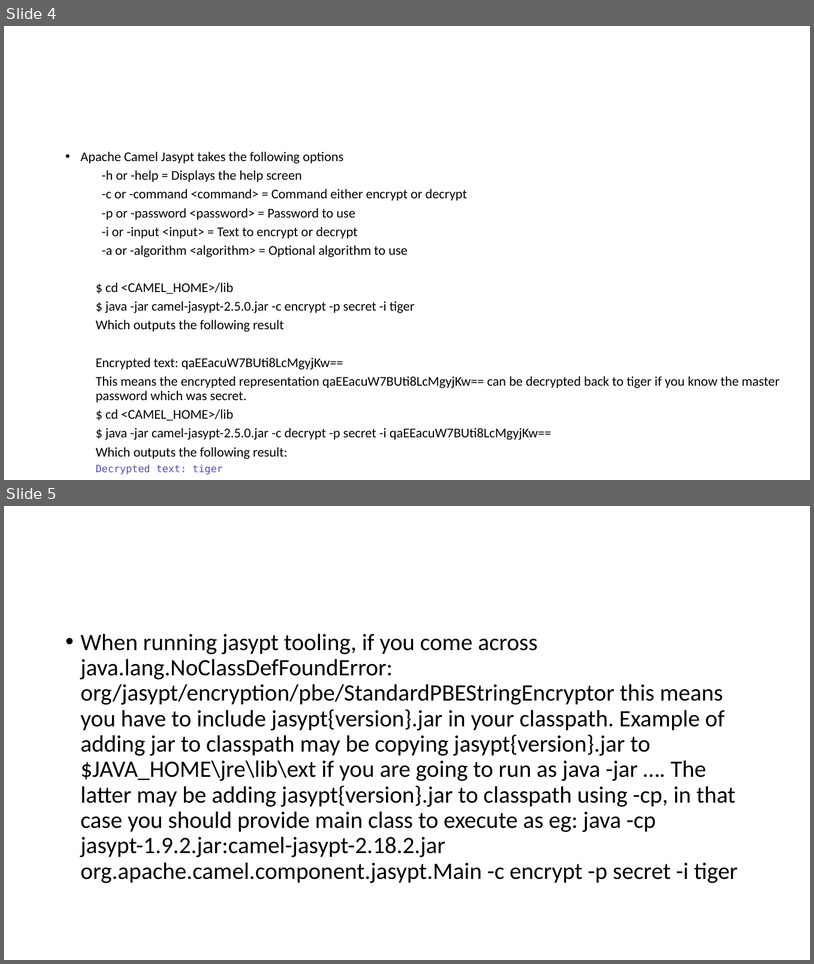
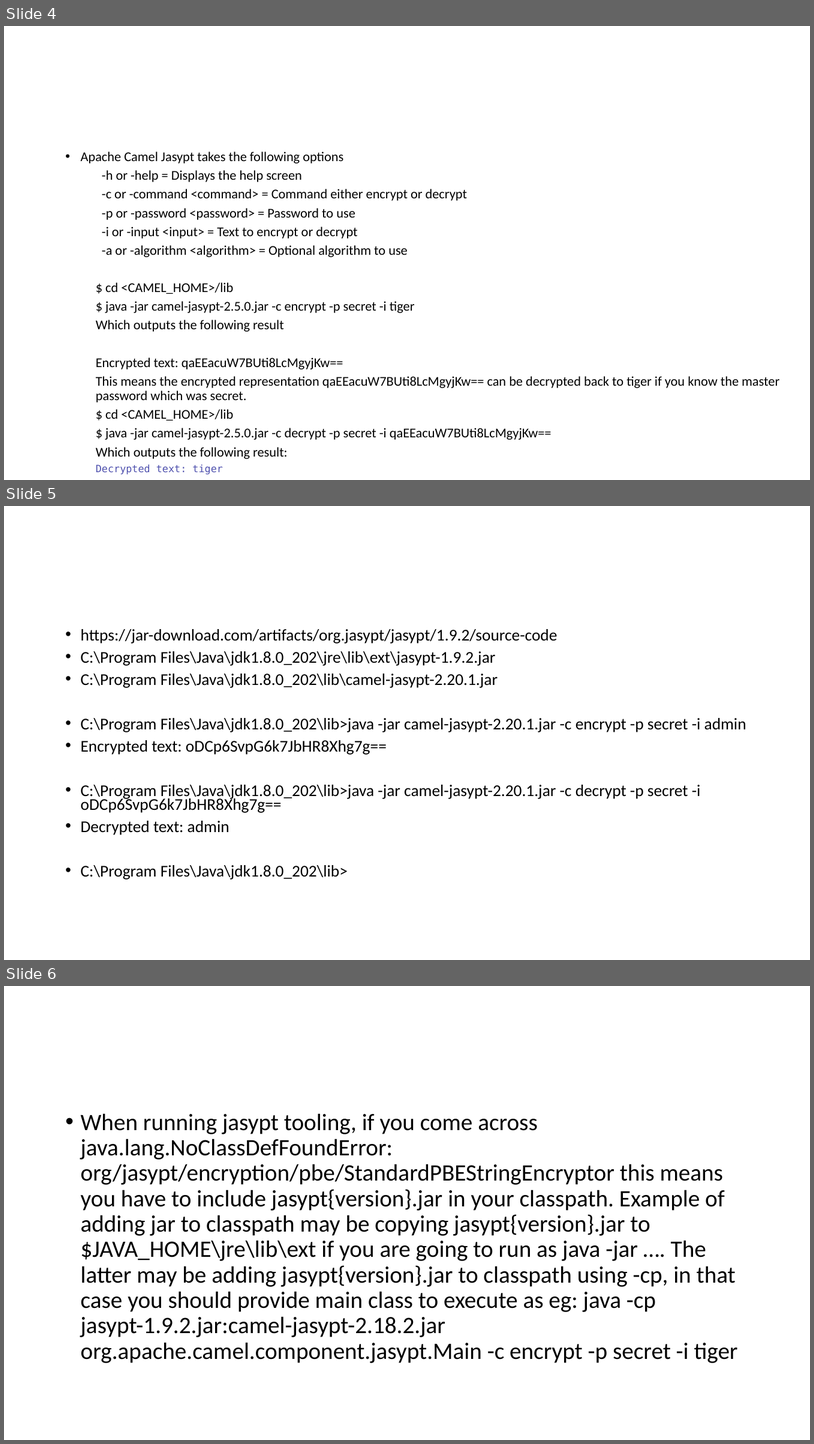
Before and after one commit to sawancse/camel-madhavi, a slide deck: camel-readme-session-23-jasypt.pptx. Shown one above the other, each under a label of ours: slides 4 and 5 before the commit, slides 4, 5 and 6 after it. The pictures are 814x964 and 814x1444 pixels, drawn with LibreOffice and Linux fonts; fonts in the diff are those of the drawing. Boxes give left, top, right and bottom in pixels: in the first picture for what was removed or moved away, otherwise in the second. Text is boxed around its words. In the diff, an @@ line names an element or a change of style, - is before the commit and + after.

```diff
--- a/camel-readme-session-23-jasypt.pptx
+++ b/camel-readme-session-23-jasypt.pptx
@@ slide 5 added at [4,506,810,960], background #FFFFFF @@
@@ text added at [81,629,747,879], 19.6 pt, text #000000 @@
+• https://jar-download.com/artifacts/org.jasypt/jasypt/1.9.2/source-code
+• C:\Program Files\Java\jdk1.8.0_202\jre\lib\ext\jasypt-1.9.2.jar
+• C:\Program Files\Java\jdk1.8.0_202\lib\camel-jasypt-2.20.1.jar
+• C:\Program Files\Java\jdk1.8.0_202\lib>java -jar camel-jasypt-2.20.1.jar -c encrypt -p secret -i admin
+• Encrypted text: oDCp6SvpG6k7JbHR8Xhg7g==
+• C:\Program Files\Java\jdk1.8.0_202\lib>java -jar camel-jasypt-2.20.1.jar -c decrypt -p secret -i oDCp6SvpG6k7JbHR8Xhg7g==
+• Decrypted text: admin
+• C:\Program Files\Java\jdk1.8.0_202\lib>
@@ what was slide 5 is now slide 6 @@
```
Also in this commit, not shown: 1 slide changed, 1 other slide added, 1 other file.
